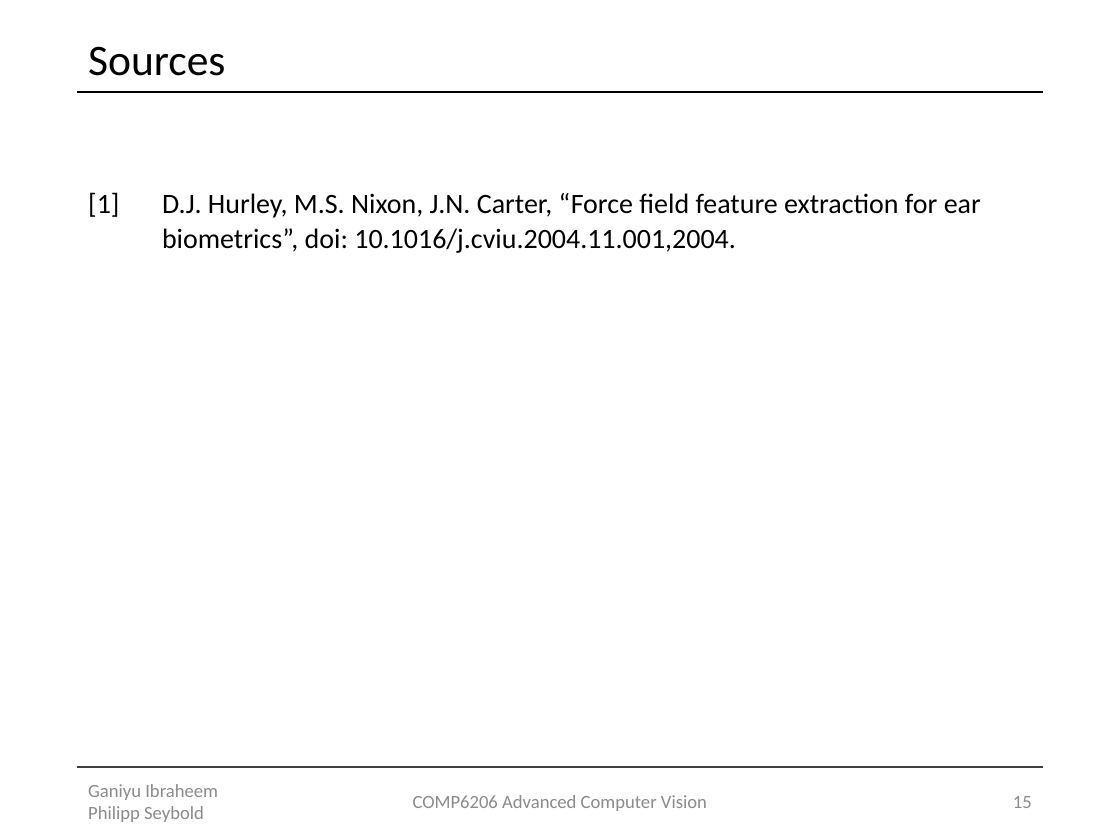
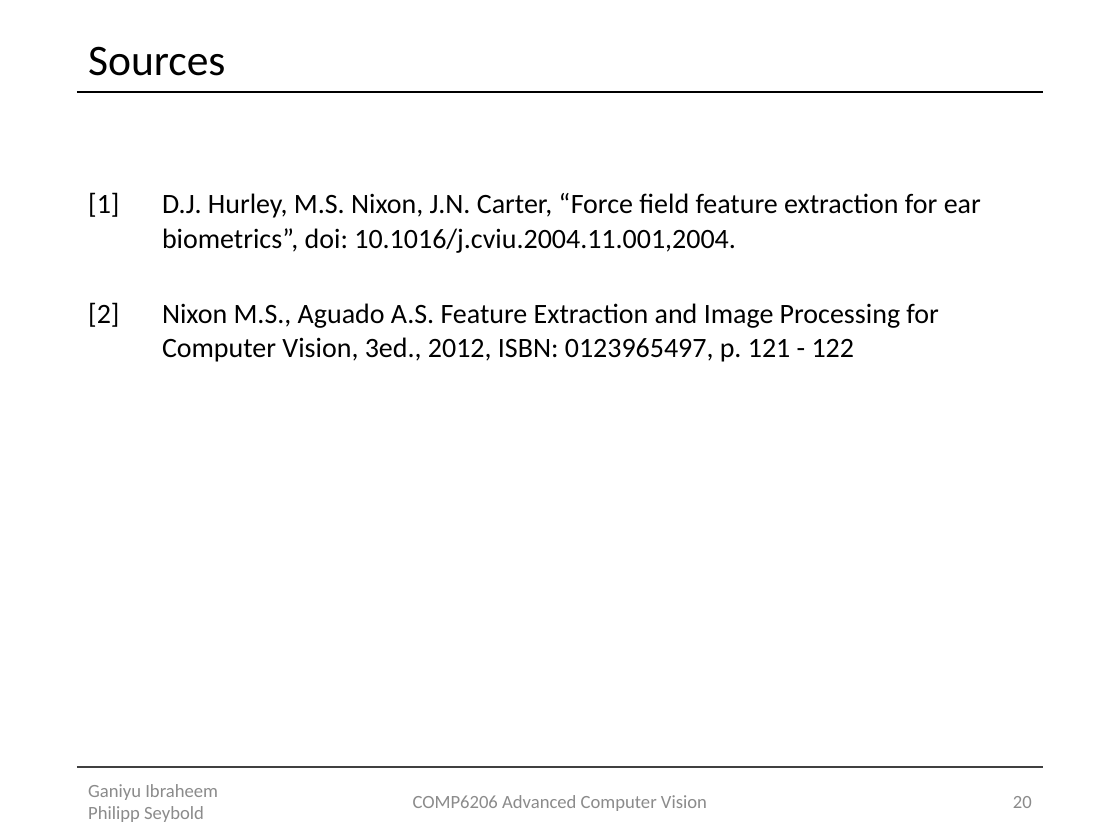
Before and after one commit to Lxrd-AJ/ForceFieldTransforms, a slide deck: slide 20 of Force Field Transformation.pptx (slide 15 before the commit). Drawn at 1120x840 pixels with LibreOffice and Linux fonts; fonts in the diff are those of the drawing. Boxes give left, top, right and bottom in pixels: in the first picture for what was removed or moved away, otherwise in the second. Text is boxed around its words. In the diff, an @@ line names an element or a change of style, - is before the commit and + after.

```diff
--- a/Force Field Transformation.pptx
+++ b/Force Field Transformation.pptx
@@ table at [77,181,1044,597] @@
+row 2: [2] | Nixon M.S., Aguado A.S. Feature Extraction and Image Processing for Computer Vision, 3ed., 2012, ISBN: 0123965497, p. 121 - 122
-row 7:  | 
@@ page number at [1013,796,1032,808]: text changed @@
-15
+20
```
Also in this commit, not shown: 11 other slides changed, 6 slides added.
